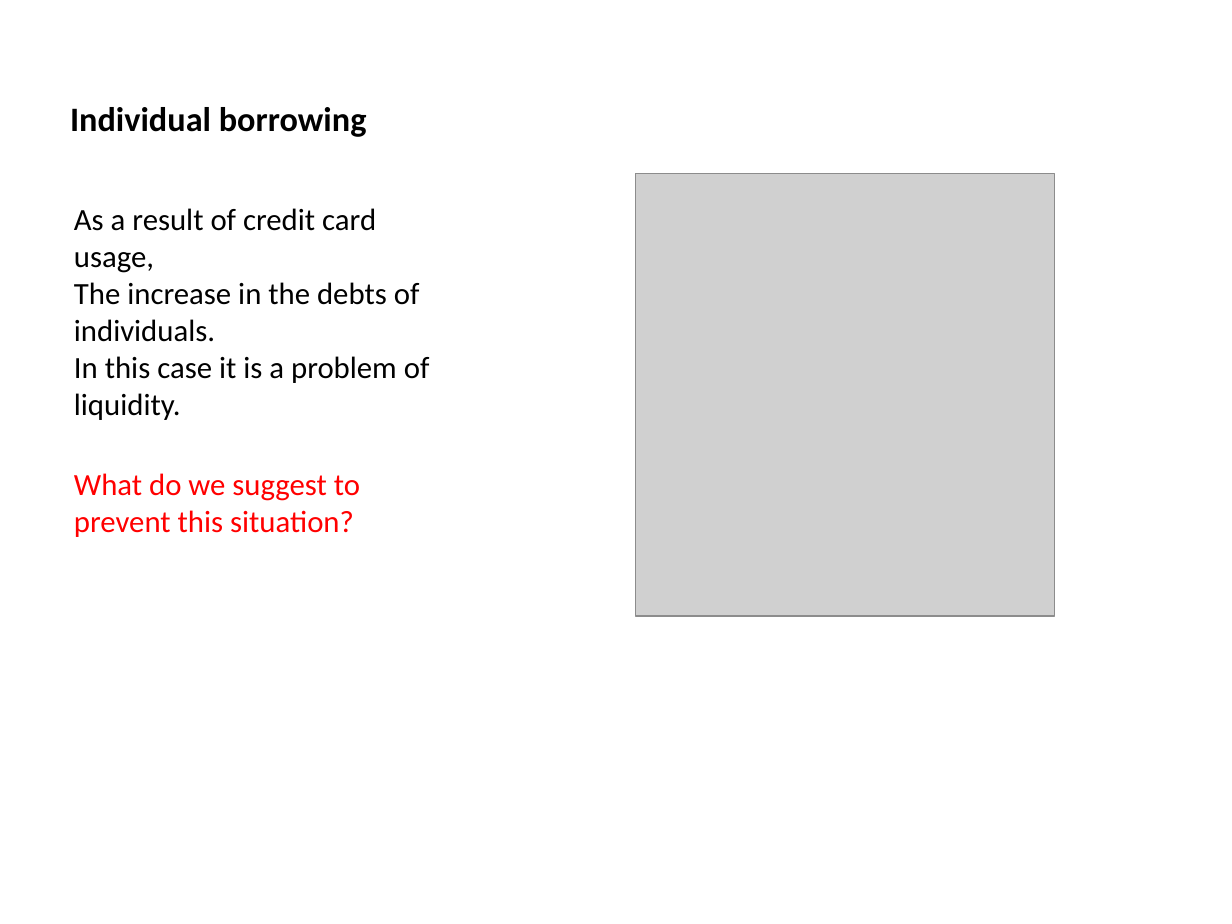
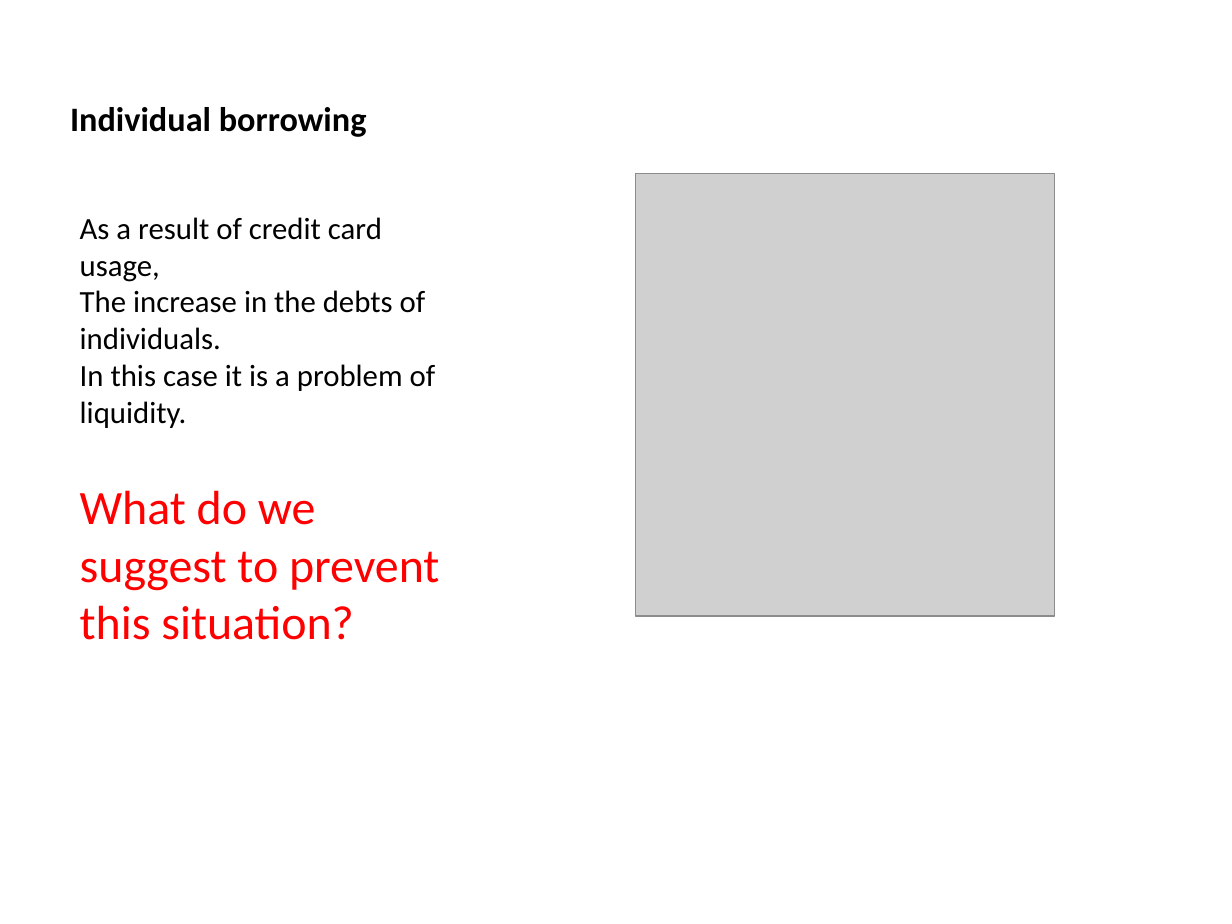
Before and after one commit to hakanyildiz/BIM444-Computer-Engineering-Apps, a slide deck: slide 10 of Documents/DUYARLIOL.pptx. Drawn at 1232x924 pixels with LibreOffice and Linux fonts; fonts in the diff are those of the drawing; grey boxes stand for pictures. Boxes give left, top, right and bottom in pixels: in the first picture for what was removed or moved away, otherwise in the second. Text is boxed around its words. In the diff, an @@ line names an element or a change of style, - is before the commit and + after.

```diff
--- a/Documents/DUYARLIOL.pptx
+++ b/Documents/DUYARLIOL.pptx
@@ text "As a result of credit ...": place and size @@
-text "As a result of credit ..." at box(74, 208, 430, 537)
+text "As a result of credit ..." at box(80, 217, 439, 640)
@@ text at box(80, 490, 439, 640): size 18 to 28 pt in "What do we suggest to prevent this ..."; more space between paragraphs @@
```
Also in this commit, not shown: 1 other slide changed, 9 slides added, 2 other files.
